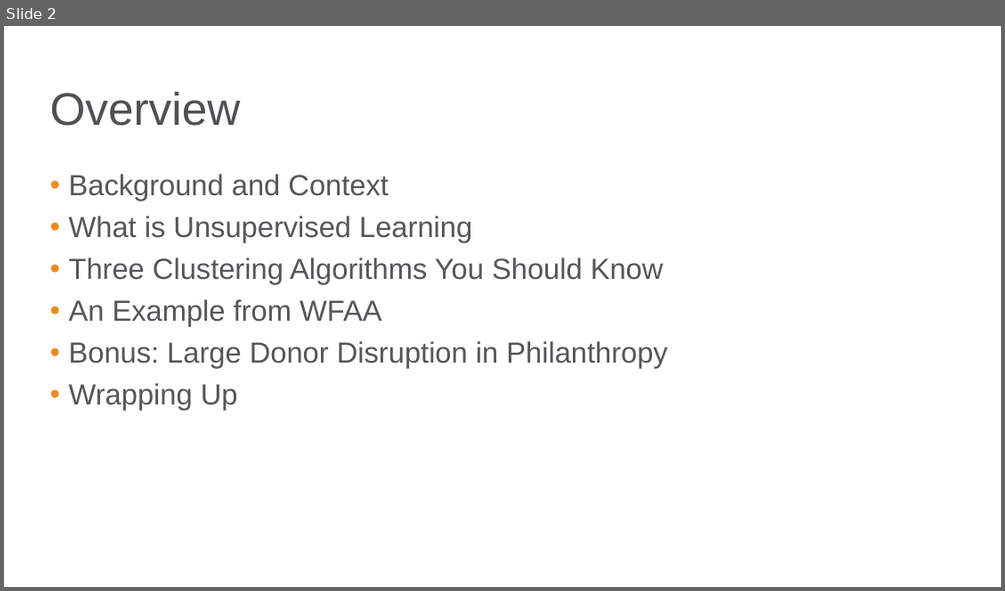
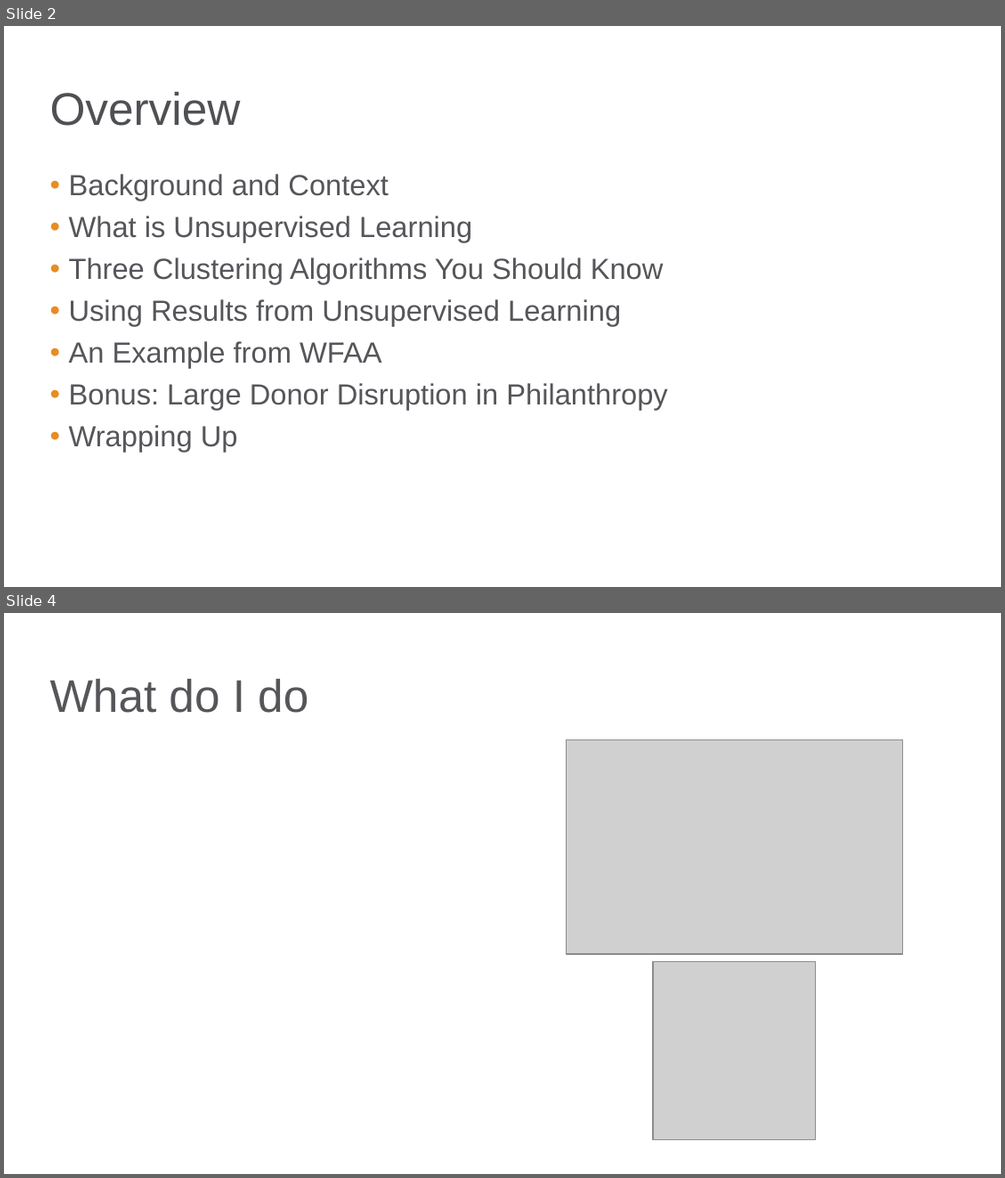
Before and after one commit to bgstieber/APRA-PD-DAS-2019, a slide deck: Generating Insights from Clustering Large Donors - BStieber APRA DAS19.pptx. Shown one above the other, each under a label of ours: slide 2 before the commit, slides 2 and 4 after it; the slides between them are not shown. The pictures are 1005x591 and 1005x1178 pixels, drawn with LibreOffice and Linux fonts; fonts in the diff are those of the drawing; grey boxes stand for pictures; background and template pictures are left out. Boxes give left, top, right and bottom in pixels: in the first picture for what was removed or moved away, otherwise in the second. Text is boxed around its words. In the diff, an @@ line names an element or a change of style, - is before the commit and + after.

```diff
--- a/Generating Insights from Clustering Large Donors - BStieber APRA DAS19.pptx
+++ b/Generating Insights from Clustering Large Donors - BStieber APRA DAS19.pptx
@@ slide 4 added at bbox=[4, 613, 1001, 1174], background picture (left out) @@
@@ title added at bbox=[50, 679, 308, 713], 33 pt, text #55565A @@
+What do I do
@@ picture added at bbox=[566, 739, 902, 954] @@
@@ picture added at bbox=[653, 962, 816, 1139] @@
@@ slide 2 changed as well @@
@@ text at bbox=[69, 299, 621, 326]: paragraph added @@
+• Using Results from Unsupervised Learning
```
Also in this commit, not shown: 1 other slide changed, 16 other slides added, 1 other file.
